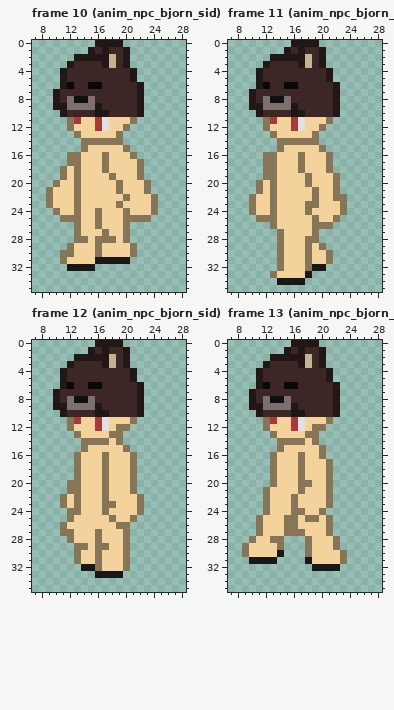
One commit to this pixel-art file: Assets/TCCHD2D/Art/Sprites/Chars/spr_npc_bjorn.ase. Above: the version before the commit.
36x36 pixels, 21 frames. Colours within 5 levels of each other are drawn and written as one. Shown: frame 10 (anim_npc_bjorn_sid): x 7..28, y 0..35; frame 11 (anim_npc_bjorn_sid): x 7..28, y 0..35; frame 12 (anim_npc_bjorn_sid): x 7..28, y 0..35; frame 13 (anim_npc_bjorn_sid): x 7..28, y 0..35. The commit also changed other frames, which this record leaves out.
Now the later version:
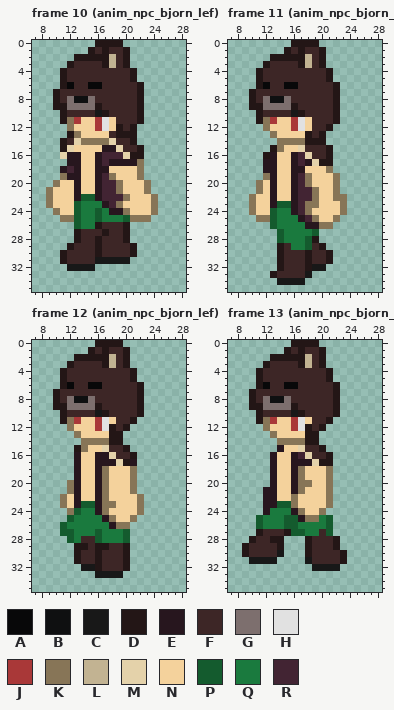
Palette (. is transparent): A #080809  B #0f1011  C #181818  D #231616  E #27161e  F #3d2626  G #7d6f6e  H #e1e1e1  J #a93838  K #877557  L #c2b392  M #e4d2aa  N #f4d29c  P #145b2e  Q #1a7a3e  R #422433
The edit:
Frame 10 (anim_npc_bjorn_lef), layer "idleside":
y 11: x 11 . -> D; x 19..22 NNK. -> FFFD
y 12: x 19..21 NK. -> DFD
y 13: x 12 . -> D; x 18..21 NK.. -> FDDD
y 14: x 11..13 ... -> DFM; x 18..21 KK.. -> MFFD
y 15: x 11..14 ...K -> DMNN; x 17..22 NNNK.. -> EEMFFD
y 16: x 11..13 .KK -> MEE; x 16..22 NKNNNK. -> ERRRMDD
y 17: x 12..13 KK -> EE; x 16..21 NKNNNN -> EREEEE
y 18: x 11..13 KNK -> ERE; x 16..17 NK -> EE
y 19: x 12..13 NK -> EE; x 16..17 NN -> ER
y 20..21: x 13 K -> E; x 16..18 NNN -> ERR
y 22: x 13..19 KNNNNNN -> EPPERRR
y 23: x 13..18 KNNNNN -> PQQQER
y 24: x 13..19 KNNKNNN -> PQQPQEE
y 25: x 13..20 KNNKNNNK -> PQQPQQQP
y 26: x 13..20 KNNKNNNK -> PQQDFFFD
y 27: x 13..20 KNNNKNNK -> DFFFDFFD
y 28: x 13..20 KKNKKKNK -> DFFDFFFD
y 29: x 12..21 KNNNKNNNNK -> DFFFDFFFFD
y 30: x 11..21 KKNNNKNNNNK -> DFFFFDFFFFD
y 31: x 11..15 KNNNN -> DFFFF
Frame 11 (anim_npc_bjorn_lef), layer "idleside":
y 11: x 11 . -> D; x 19..22 NNK. -> FFFD
y 12: x 19..21 NK. -> FFD
y 13: x 18..20 NK. -> DFD
y 14: x 18..20 KK. -> DDD
y 15: x 13 . -> D; x 17..21 NNNK. -> MFFFD
y 16: x 12..13 KK -> DE; x 16..21 NKNNNK -> ERMFFD
y 17: x 12..13 KK -> EE; x 16..21 NKNNNK -> EREMDD
y 18: x 12..13 KK -> EE; x 16..17 NK -> EE
y 19..20: x 13 K -> E; x 16..17 NN -> ER
y 21..22: x 13 K -> E; x 16..18 NNN -> ERR
y 23: x 13..17 KNNNN -> EPPER
y 24: x 13..17 KNNNN -> PQQER
y 25: x 13..18 KNNNNN -> PQQQER
y 26: x 13..19 KNNNNNK -> PQQQQEE
y 27: x 14..19 KNNNNK -> PQQQQP
y 28: x 14..19 KNNNKK -> PQQQPD
y 29: x 14..20 KNNNKNK -> DFQQPFD
y 30..31: x 14..21 KNNNKNNK -> DFFFDFFD
y 32: x 14..18 KNNNK -> DFFFD
y 33: x 13..17 KNNNN -> DFFFF
Frame 12 (anim_npc_bjorn_lef), layer "idleside":
y 11: x 11 . -> D; x 19..21 NNK -> FFD
y 12: x 18..20 NKK -> DFD
y 13: x 18..19 KK -> DD
y 14: x 18..19 NK -> DD
y 15: x 13 . -> D; x 17..20 NNNK -> MFFD
y 16: x 13 K -> E; x 16..21 NKNNNK -> EEMFFD
y 17: x 13 K -> E; x 16..21 NKNNNK -> EEEMDE
y 18..22: x 13 K -> E; x 16 N -> E
y 23: x 13..16 KNNN -> EPPE
y 24: x 13..16 KNNN -> PQQE
y 25: x 12..17 KNNNNN -> PQQQQE
y 26: x 11..18 KNNNNNNN -> PQQQQQQE
y 27: x 11..20 KKNNNKNNNK -> PPQQQPQQQP
y 28: x 12..20 KNNNKNNNK -> PQFFPQQQP
y 29: x 13..20 KKNKKNNK -> DDFDDFFD
y 30..31: x 13..20 KNNKNNNK -> DFFDFFFD
y 32: x 16..20 KNNNK -> DFFFD
Frame 13 (anim_npc_bjorn_lef), layer "idleside":
y 11: x 11 . -> D; x 19..21 NNK -> FFD
y 12: x 18..20 NKK -> DFD
y 13: x 18..19 KK -> DD
y 14: x 18..19 NK -> DD
y 15: x 14 K -> E; x 17..20 NNNK -> MFFD
y 16: x 13 K -> E; x 16..21 NKNNK. -> ERMFFD
y 17: x 13 K -> E; x 16..21 NKNNNK -> EEEMDD
y 18..20: x 13 K -> E; x 16 N -> E
y 21: x 12..13 KN -> EE; x 16 N -> E
y 22: x 12..13 KN -> EE
y 23: x 12..15 KNNN -> EEPP
y 24: x 12..16 KNNNK -> EQQQE
y 25: x 11..17 KNNNKKN -> PQQQPPE; x 20..21 NK -> QP
y 26: x 11..21 KNNNKKNNNNK -> PQQQPPQQQQP
y 27: x 11..21 KNNNKKKNNNK -> DFFFDPPQQFP
y 28: x 10..14 KNNKK -> DFFDD; x 18..22 KNNNK -> DFFFD
y 29: x 9..14 KNNNNK -> DFFFFD; x 18..22 KNNNK -> DFFFD
y 30: x 9..13 KNNNN -> DFFFF; x 18..23 KNNNNK -> DFFFFD
y 31: x 19..23 NNNNK -> FFFFD
Pixel boxes of the changes (left, top, right, bottom) in both pictures:
changed: (60, 117, 144, 264)
added: (256, 117, 263, 124)
changed: (263, 117, 340, 278)
changed: (60, 417, 137, 571)
changed: (242, 417, 347, 564)
